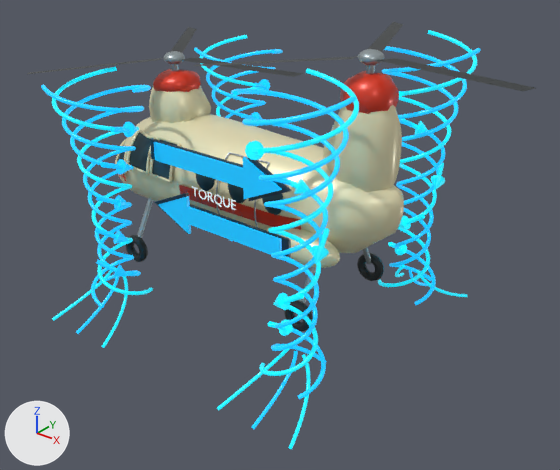
The glTF model public/3dmodels/model5_v44_airflow.glb: old version first, new version second.
Rendered twice from a 50 mm camera at (5.66, -6.57, 4.75) aimed at (0.58, -0.22, 0.81). Lighting does not change. The marker at lower left points along +X, +Y and +Z. The first picture is the older version. Where no turn or scale is listed for an object, it has been applied to the vertices.
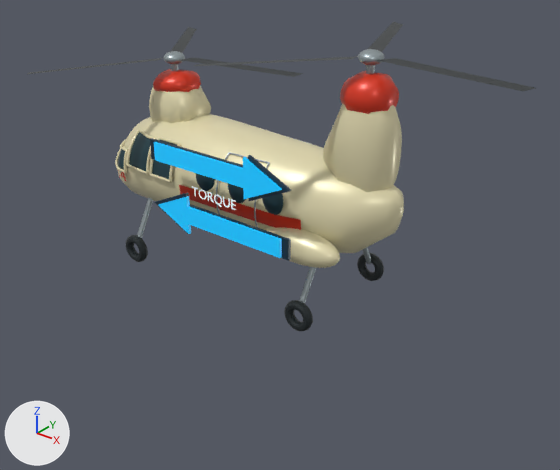
Not visible in the pictures: 'Descending swirl arrow.020'.

What the commit changed:
Object 'Dense helical downwash strand' (ob_dense_helical_downwash_strand) is deleted.
Object 'Dense helical downwash strand.001' (ob_dense_helical_downwash_strand_001) is deleted.
Object 'Dense helical downwash strand.002' (ob_dense_helical_downwash_strand_002) is deleted.
Object 'Dense helical downwash strand.003' (ob_dense_helical_downwash_strand_003) is deleted.
Object 'Dense helical downwash strand.004' (ob_dense_helical_downwash_strand_004) is deleted.
Object 'Dense helical downwash strand.005' (ob_dense_helical_downwash_strand_005) is deleted.
Object 'Dense helical downwash strand.006' (ob_dense_helical_downwash_strand_006) is deleted.
Object 'Dense helical downwash strand.007' (ob_dense_helical_downwash_strand_007) is deleted.
Object 'Dense helical downwash strand.008' (ob_dense_helical_downwash_strand_008) is deleted.
Object 'Dense helical downwash strand.009' (ob_dense_helical_downwash_strand_009) is deleted.
Object 'Dense helical downwash strand.010' (ob_dense_helical_downwash_strand_010) is deleted.
Object 'Dense helical downwash strand.011' (ob_dense_helical_downwash_strand_011) is deleted.
Object 'Descending swirl arrow.001' (ob_descending_swirl_arrow_001) is deleted.
Object 'Descending swirl arrow.002' (ob_descending_swirl_arrow_002) is deleted.
Object 'Descending swirl arrow.003' (ob_descending_swirl_arrow_003) is deleted.
Object 'Descending swirl arrow.004' (ob_descending_swirl_arrow_004) is deleted.
Object 'Descending swirl arrow.005' (ob_descending_swirl_arrow_005) is deleted.
Object 'Descending swirl arrow.008' (ob_descending_swirl_arrow_008) is deleted.
Object 'Descending swirl arrow.010' (ob_descending_swirl_arrow_010) is deleted.
Object 'Descending swirl arrow.013' (ob_descending_swirl_arrow_013) is deleted.
Object 'Descending swirl arrow.014' (ob_descending_swirl_arrow_014) is deleted.
Object 'Descending swirl arrow.015' (ob_descending_swirl_arrow_015) is deleted.
Object 'Descending swirl arrow.016' (ob_descending_swirl_arrow_016) is deleted.
Object 'Descending swirl arrow.017' (ob_descending_swirl_arrow_017) is deleted.
Object 'Descending swirl arrow.019' (ob_descending_swirl_arrow_019) is deleted.
Object 'Descending swirl arrow.020' (ob_descending_swirl_arrow_020) is deleted.
Object 'Descending swirl arrow.021' (ob_descending_swirl_arrow_021) is deleted.
Object 'Descending swirl arrow.022' (ob_descending_swirl_arrow_022) is deleted.
Object 'Descending swirl arrow.023' (ob_descending_swirl_arrow_023) is deleted.
Object 'Groundward outflow trail' (ob_groundward_outflow_trail) is deleted.
Object 'Groundward outflow trail.001' (ob_groundward_outflow_trail_001) is deleted.
Object 'Groundward outflow trail.002' (ob_groundward_outflow_trail_002) is deleted.
Object 'Groundward outflow trail.006' (ob_groundward_outflow_trail_006) is deleted.
Object 'Groundward outflow trail.007' (ob_groundward_outflow_trail_007) is deleted.
Object 'Groundward outflow trail.008' (ob_groundward_outflow_trail_008) is deleted.
Object 'Groundward outflow trail.009' (ob_groundward_outflow_trail_009) is deleted.
Object 'Groundward outflow trail.010' (ob_groundward_outflow_trail_010) is deleted.
Object 'Groundward outflow trail.011' (ob_groundward_outflow_trail_011) is deleted.

Changed parts and their boxes (x1, y1, x2, y2) in the pictures (560 x 470 px):
'Dense helical downwash strand.006', deleted: before (242, 96, 356, 362)
'Dense helical downwash strand.008', deleted: before (231, 89, 349, 399)
'Dense helical downwash strand.007', deleted: before (258, 68, 359, 376)
'Dense helical downwash strand.010', deleted: before (378, 30, 477, 287)
'Dense helical downwash strand.009', deleted: before (382, 48, 481, 281)
'Dense helical downwash strand.011', deleted: before (384, 46, 467, 305)
'Dense helical downwash strand.001', deleted: before (52, 67, 153, 295)
'Dense helical downwash strand', deleted: before (62, 85, 151, 308)
'Dense helical downwash strand.002', deleted: before (41, 85, 144, 281)
'Dense helical downwash strand.003', deleted: before (206, 49, 283, 241)
'Dense helical downwash strand.004', deleted (mostly hidden): before (199, 35, 259, 116)
'Dense helical downwash strand.005', deleted: before (194, 47, 276, 117)
'Groundward outflow trail.008', deleted: before (289, 354, 310, 449)
'Groundward outflow trail.006', deleted: before (217, 348, 290, 410)
'Groundward outflow trail.007', deleted: before (252, 351, 298, 429)
'Descending swirl arrow.013', deleted: before (311, 228, 330, 264)
'Descending swirl arrow.015', deleted: before (273, 293, 304, 310)
'Descending swirl arrow.014', deleted: before (245, 141, 264, 160)
'Groundward outflow trail.002', deleted: before (102, 276, 128, 348)
'Descending swirl arrow.004', deleted: before (101, 159, 131, 174)
'Descending swirl arrow.001', deleted: before (96, 195, 129, 210)
'Descending swirl arrow.002', deleted: before (111, 122, 138, 137)
'Descending swirl arrow.003', deleted: before (95, 228, 128, 244)
'Groundward outflow trail', deleted: before (52, 270, 113, 321)
'Groundward outflow trail.001', deleted: before (76, 277, 119, 334)
'Descending swirl arrow.005', deleted: before (96, 260, 128, 277)
'Descending swirl arrow.021', deleted: before (399, 214, 425, 229)
'Descending swirl arrow.016', deleted: before (283, 178, 310, 194)
'Descending swirl arrow.019', deleted: before (431, 163, 445, 190)
'Descending swirl arrow.017', deleted: before (268, 320, 293, 336)
'Groundward outflow trail.011', deleted: before (416, 270, 467, 297)
'Descending swirl arrow.022', deleted: before (402, 119, 428, 134)
'Descending swirl arrow.008', deleted: before (252, 79, 270, 90)
'Descending swirl arrow.023', deleted: before (388, 242, 407, 255)
'Descending swirl arrow.010', deleted: before (240, 112, 262, 119)
'Groundward outflow trail.010', deleted: before (409, 267, 432, 286)
'Groundward outflow trail.009', deleted: before (395, 265, 405, 277)
